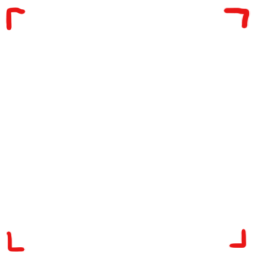
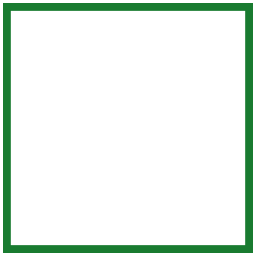
Two versions of the same layered image (256px x 256px). Layer-by-layer changes:
added layer "Rectangle 1" above "Green TS" over left=3, top=3, right=253, bottom=253
hid "Red TS" over left=5, top=7, right=251, bottom=252
